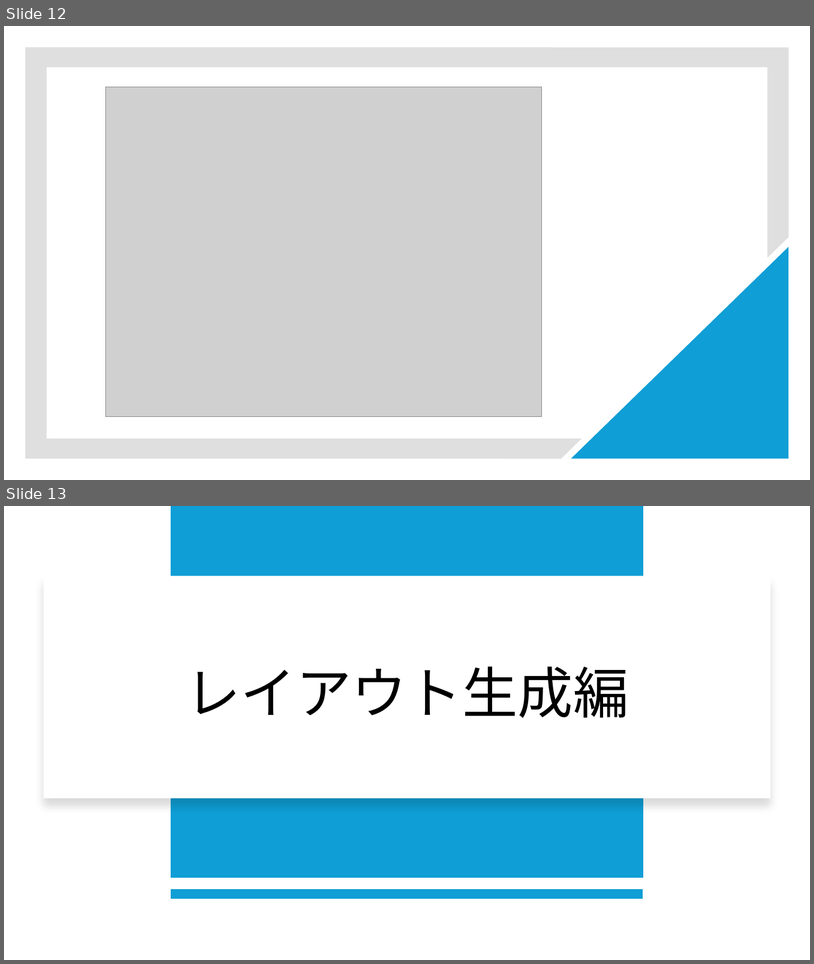
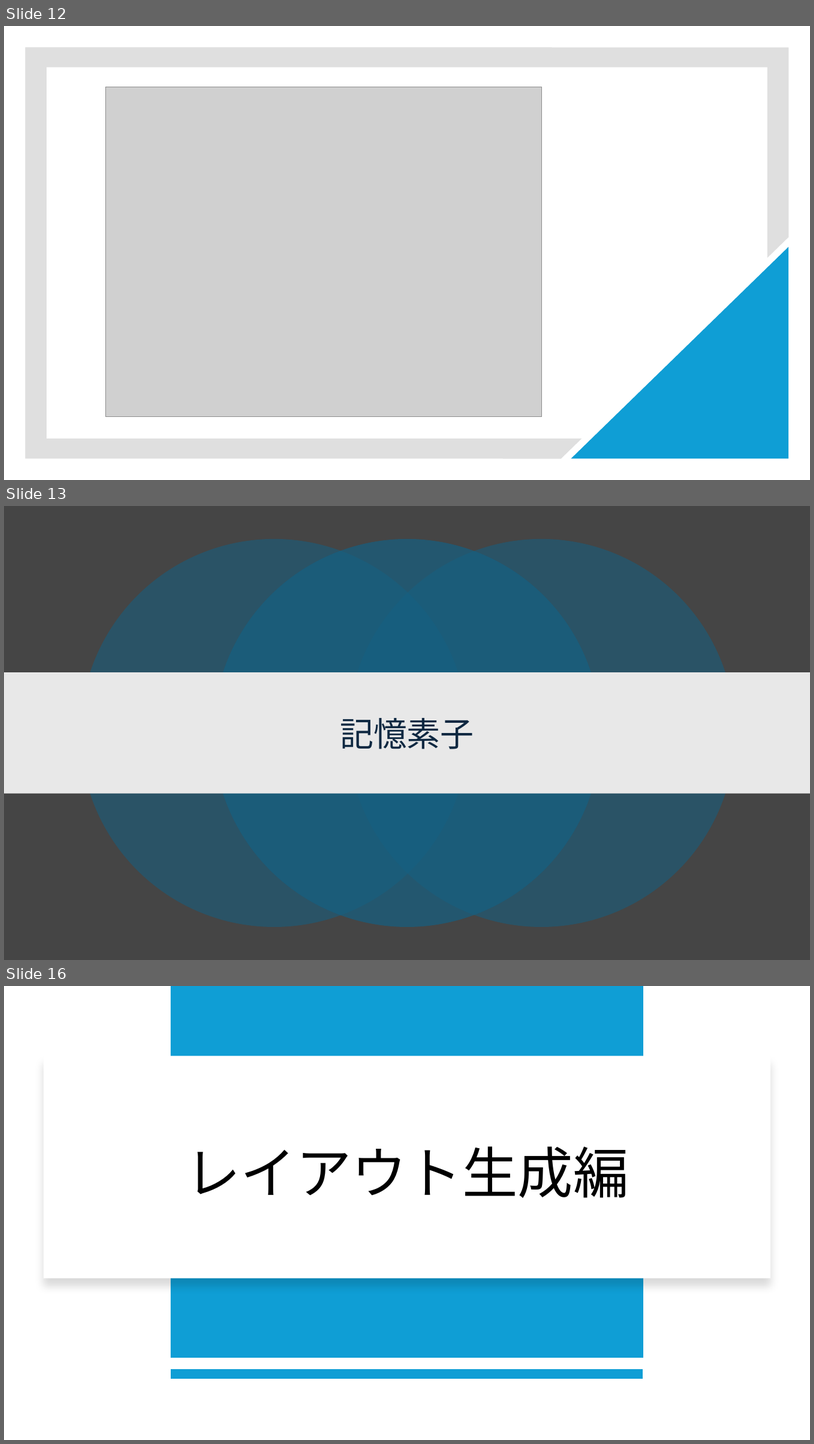
Before and after one commit to ishi-kai/openmpw-transistor-level-examples, a slide deck: TR10/docs/1bit-CPU_TR10.pptx. Shown one above the other, each under a label of ours: slides 12 and 13 before the commit, slides 12, 13 and 16 after it; the slides between them are not shown. The pictures are 814x964 and 814x1444 pixels, drawn with LibreOffice and Linux fonts; fonts in the diff are those of the drawing; grey boxes stand for pictures. Boxes give left, top, right and bottom in pixels: in the first picture for what was removed or moved away, otherwise in the second. Text is boxed around its words. In the diff, an @@ line names an element or a change of style, - is before the commit and + after.

```diff
--- a/TR10/docs/1bit-CPU_TR10.pptx
+++ b/TR10/docs/1bit-CPU_TR10.pptx
@@ slide 13 added at [4,506,810,960], background #454545 @@
@@ ellipse added at [80,539,468,927], fill #156082 at 55% opacity @@
@@ ellipse added at [213,539,601,927], fill #156082 at 70% opacity @@
@@ ellipse added at [348,539,735,927], fill #156082 at 55% opacity @@
@@ rectangle added at [4,672,810,793], fill #E8E8E8 @@
@@ title added at [340,718,474,749], 40 pt, text #0E2841 @@
+記憶素子
@@ what was slide 13 is now slide 16 @@
```
Also in this commit, not shown: 3 slides changed, 11 other slides added, 8 other files.
